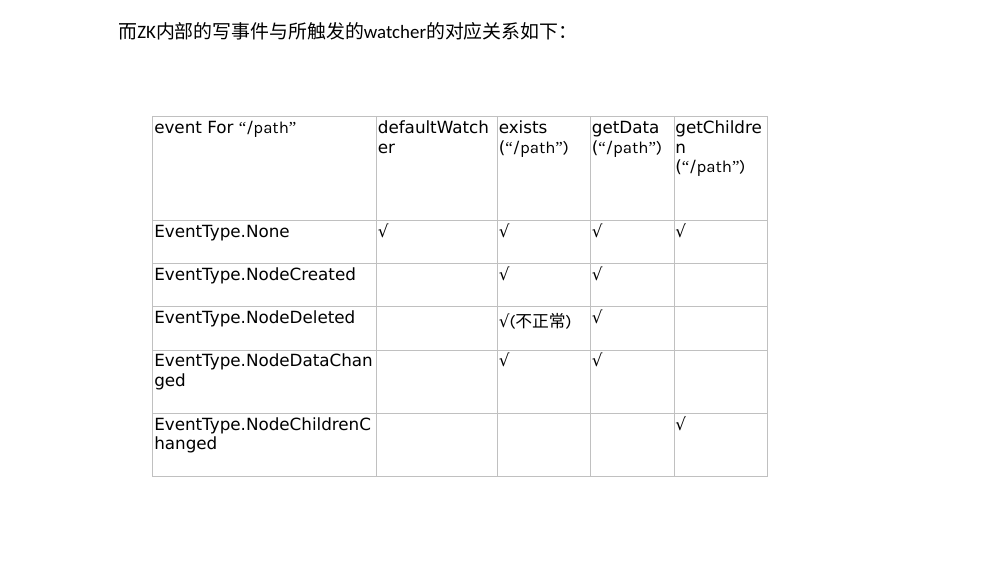
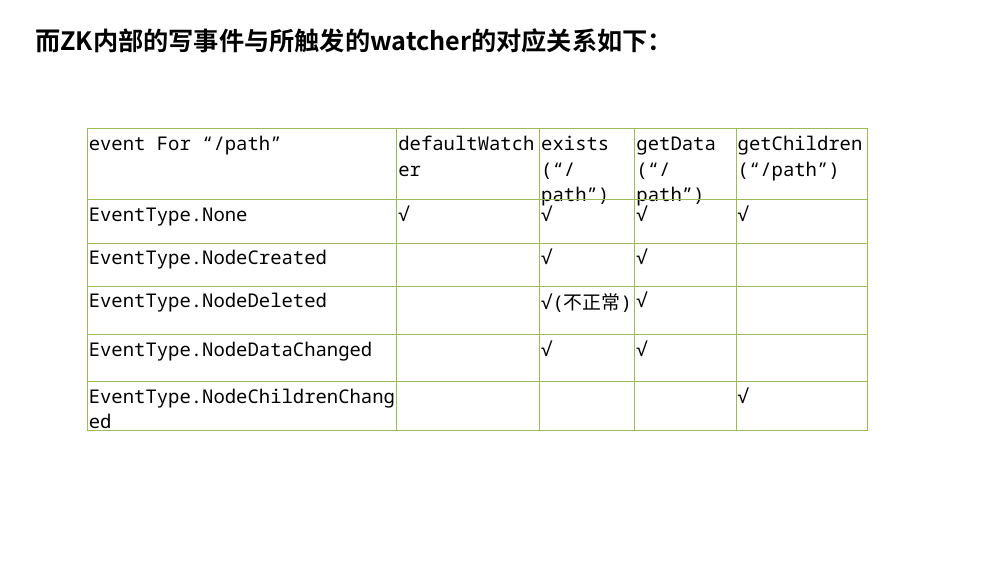
Before and after one commit to happyfucheng/JavaStudy, a slide deck: slide 10 of doc/zookeeper/zookeeper.pptx (slide 7 before the commit). Drawn at 1008x567 pixels with LibreOffice and Linux fonts; fonts in the diff are those of the drawing; background and template pictures are left out. Boxes give left, top, right and bottom in pixels: in the first picture for what was removed or moved away, otherwise in the second. Text is boxed around its words. In the diff, an @@ line names an element or a change of style, - is before the commit and + after.

```diff
--- a/doc/zookeeper/zookeeper.pptx
+++ b/doc/zookeeper/zookeeper.pptx
@@ text "而ZK内部的写事件与所触发的watcher的对应关系如下：": place and size @@
-text "而ZK内部的写事件与所触发的watcher的对应关系如下：" at [118, 22, 577, 40]
+text "而ZK内部的写事件与所触发的watcher的对应关系如下：" at [35, 28, 673, 53]
@@ text "而ZK内部的写事件与所触发的watcher的对应关系如下：" at [35, 28, 673, 53]: size 18 to 24 pt, font Calibri to Noto Sans CJK SC, bold on @@
@@ table at [87, 129, 867, 412] @@
@@ fill #FFFFFF to none in 21 cells @@
@@ size 16 to 18 pt @@
@@ font DejaVu Sans to Noto Sans Mono in "event For", "defaultWatcher", "exists (“/path”)", "getData (“/path”)" and 17 more places @@
@@ font Times New Roman to Noto Sans Mono in "“/path”", "(“/path”)", "(“/path”)", "(“/path”)" @@
@@ font Karla to Noto Sans Mono in "“/path”", "(“/path”)", "(“/path”)", "(“/path”)" and 1 more places @@
@@ font Noto Sans CJK SC to Noto Sans Mono in "√(不正常)" @@
@@ borders changed @@
@@ table: place and size @@
-table at [153, 117, 767, 477]
+table at [87, 129, 867, 412]
```
Also in this commit, not shown: 5 other slides changed, 6 slides added, 3 slides removed, 46 other files.
